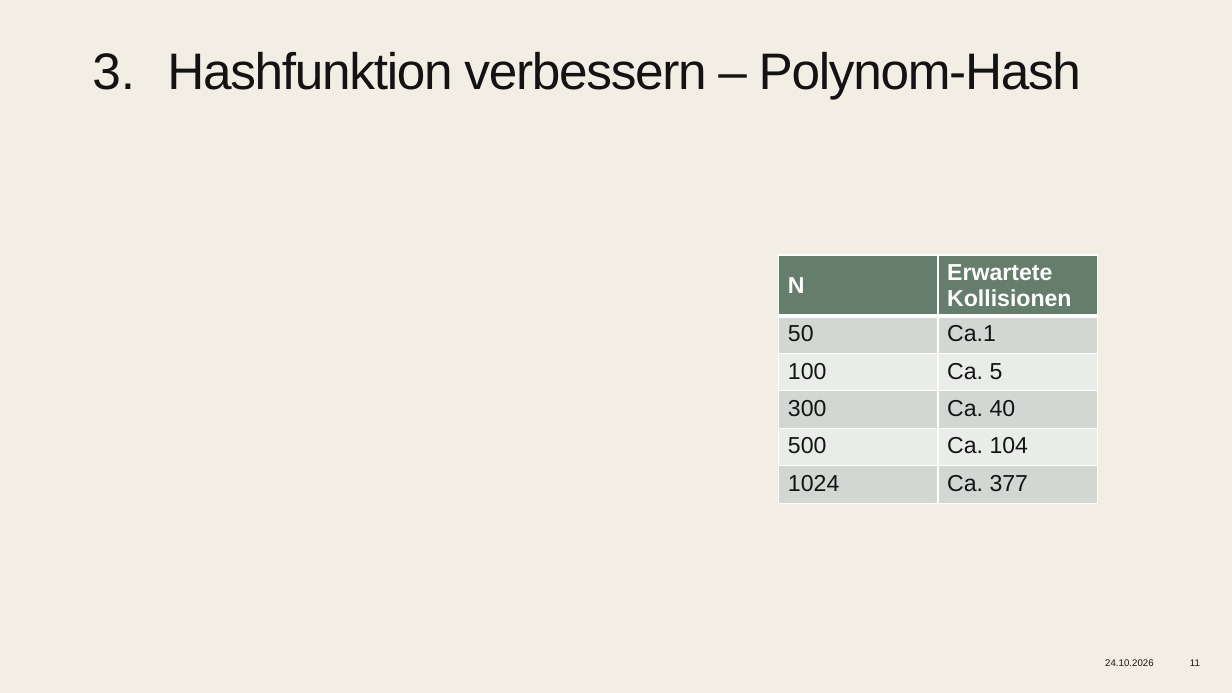
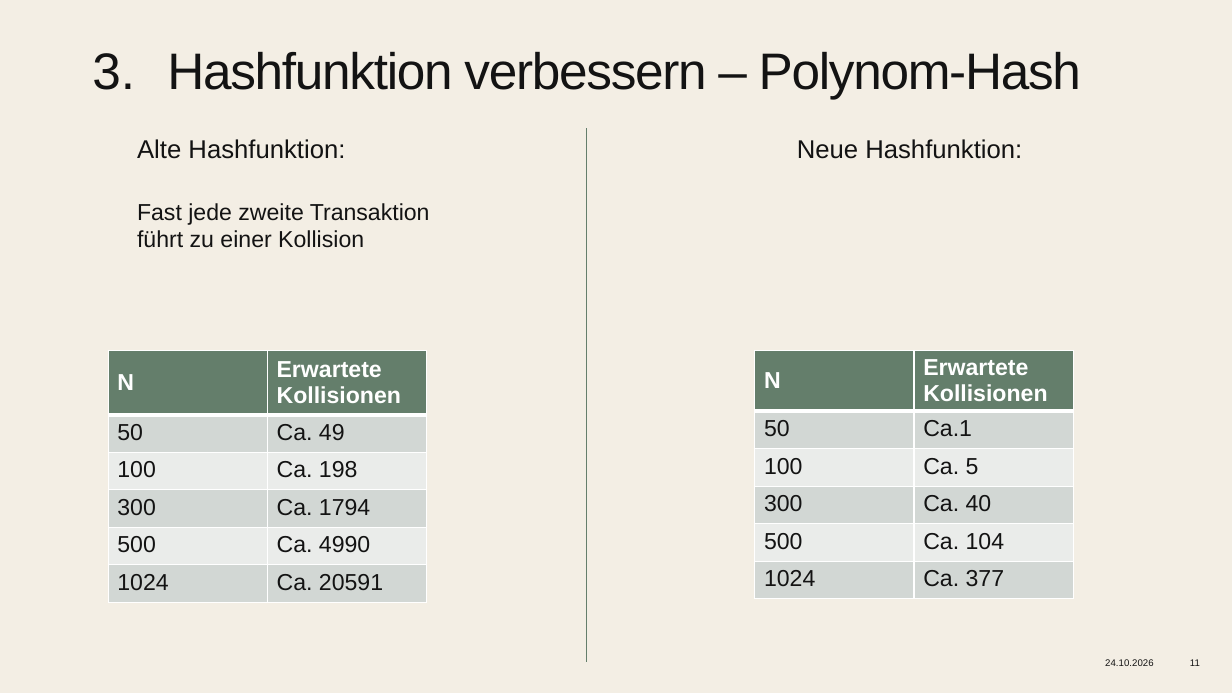
Before and after one commit to CallMeMosaic/AlgoMarkplatz, a slide deck: slide 11 of ALG Team 04 - Teilaufgabe1.pptx. Drawn at 1232x693 pixels with LibreOffice and Linux fonts; fonts in the diff are those of the drawing; grey boxes stand for pictures. Boxes give left, top, right and bottom in pixels: in the first picture for what was removed or moved away, otherwise in the second. Text is boxed around its words. In the diff, an @@ line names an element or a change of style, - is before the commit and + after.

Commit message:
improved powerpoint

```diff
--- a/ALG Team 04 - Teilaufgabe1.pptx
+++ b/ALG Team 04 - Teilaufgabe1.pptx
@@ text added at box(137, 139, 345, 159), 20 pt, text #131313 @@
+Alte Hashfunktion:
@@ line added from (587, 128) to (587, 663), #647E6B 0.5 pt @@
@@ text added at box(797, 139, 1022, 159), 20 pt, text #131313 @@
+Neue Hashfunktion:
@@ text added at box(137, 203, 430, 248), 18 pt, text #131313 @@
+Fast jede zweite Transaktion führt zu einer Kollision
@@ table added at box(108, 350, 426, 603), 6 rows, 2 columns @@
+N | Erwartete Kollisionen
+50 | Ca. 49
+100 | Ca. 198
+300 | Ca. 1794
+500 | Ca. 4990
+1024 | Ca. 20591
@@ table: place and size @@
-table at box(779, 255, 1097, 507)
+table at box(755, 350, 1073, 603)
```
Also in this commit, not shown: 3 other slides changed.
